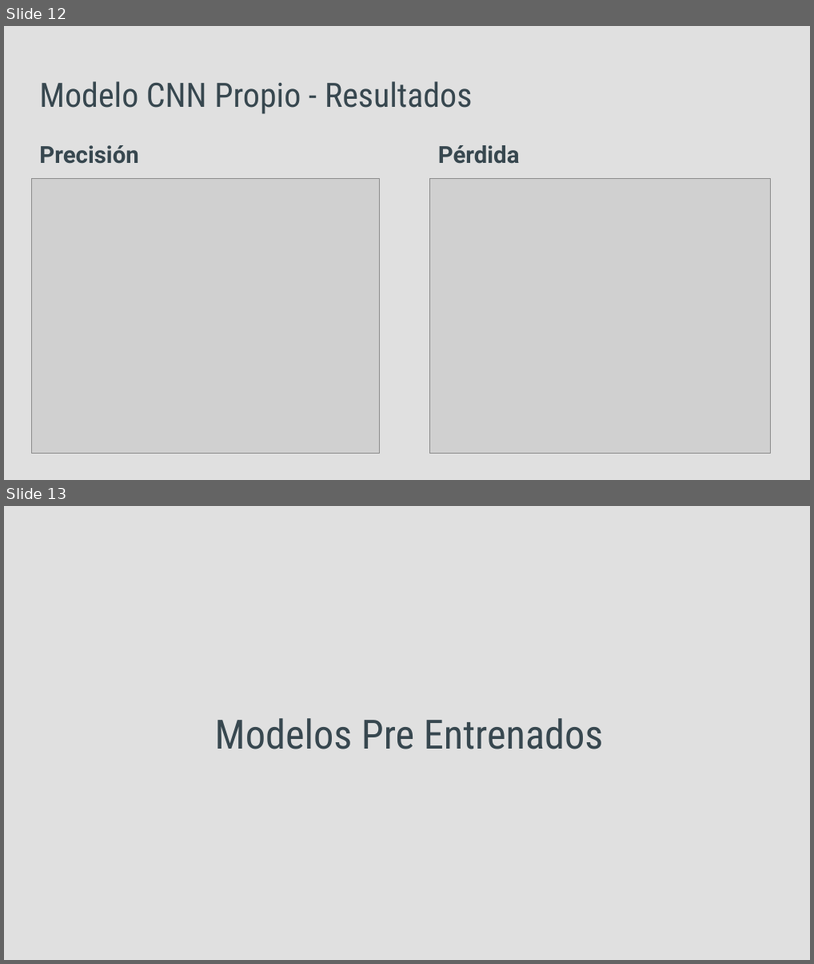
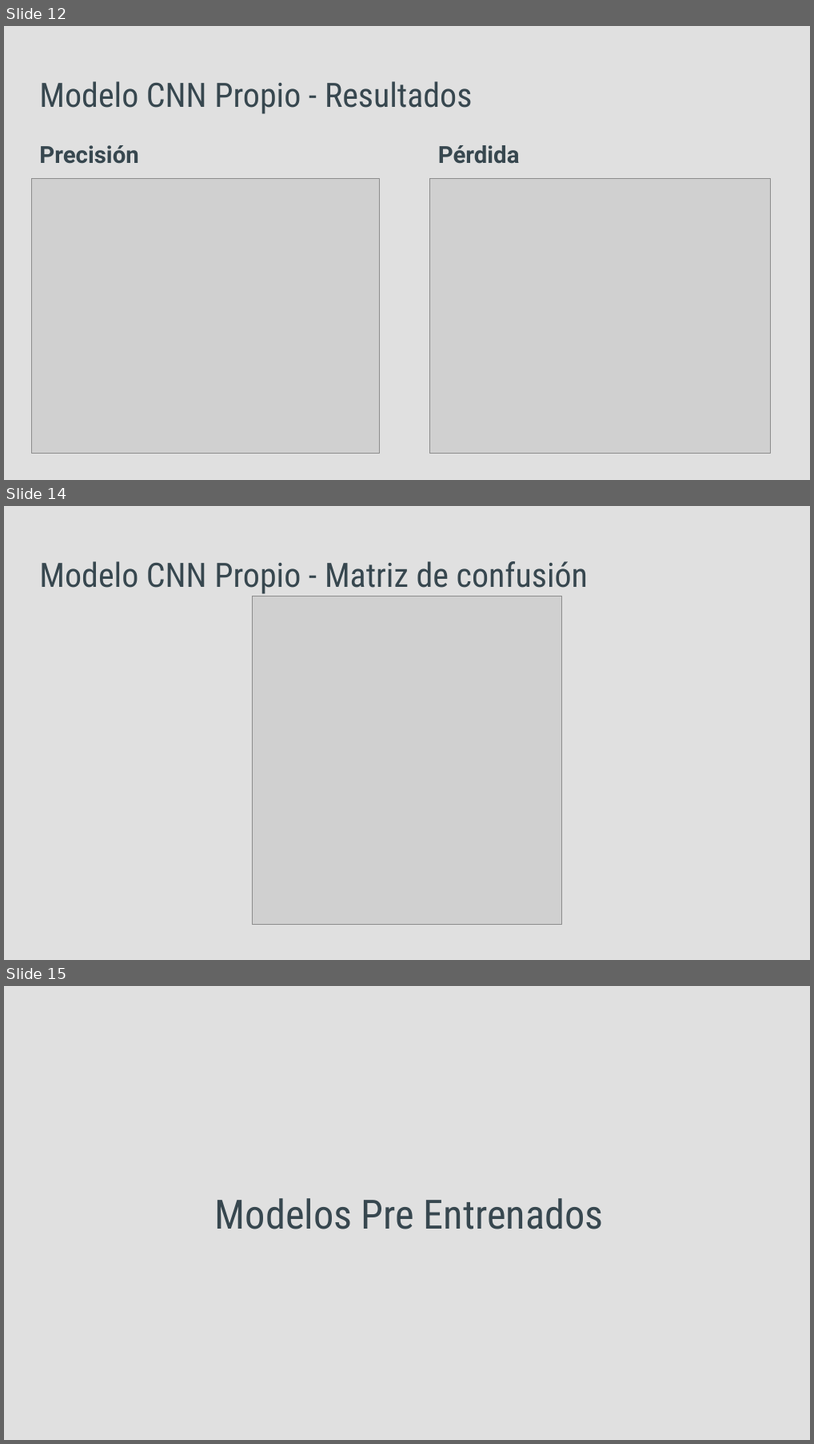
Before and after one commit to cscovino/Reservoir-Dogs, a slide deck: presentacion/Dasafio2_Grupo4_CNN.pptx. Shown one above the other, each under a label of ours: slides 12 and 13 before the commit, slides 12, 14 and 15 after it; the slides between them are not shown. The pictures are 814x964 and 814x1444 pixels, drawn with LibreOffice and Linux fonts; fonts in the diff are those of the drawing; grey boxes stand for pictures. Boxes give left, top, right and bottom in pixels: in the first picture for what was removed or moved away, otherwise in the second. Text is boxed around its words. In the diff, an @@ line names an element or a change of style, - is before the commit and + after.

Commit message:
Gráficos (accuracy / matriz de confusión)

```diff
--- a/presentacion/Dasafio2_Grupo4_CNN.pptx
+++ b/presentacion/Dasafio2_Grupo4_CNN.pptx
@@ slide 14 added at <box>4,506,810,960</box>, background #E0E0E0 @@
@@ title added at <box>39,561,588,594</box>, 30 pt, text #37474F @@
+Modelo CNN Propio - Matriz de confusión
@@ picture added at <box>252,596,562,924</box> @@
@@ what was slide 13 is now slide 15 @@
```
Also in this commit, not shown: 5 slides changed, 14 other slides added, 1 other file.
